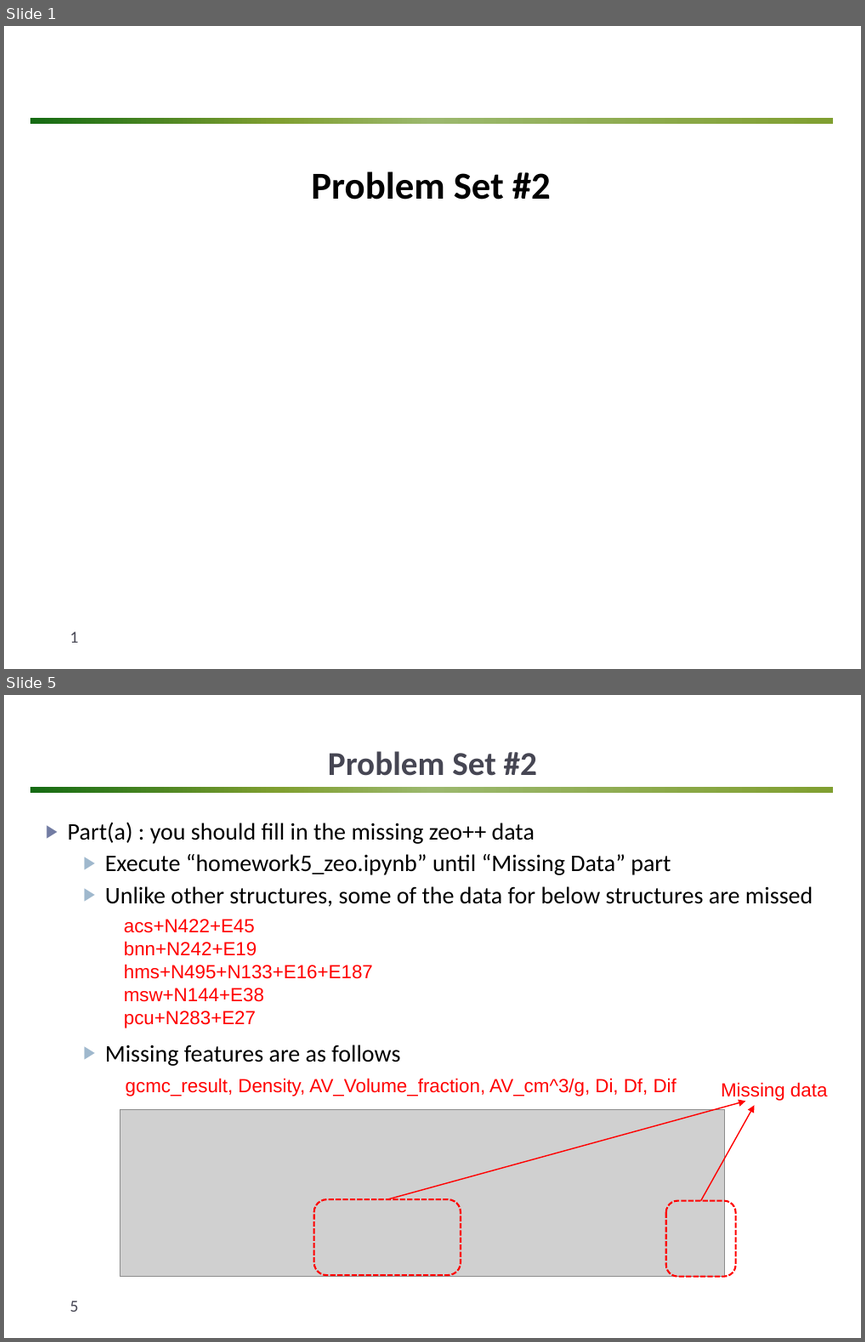
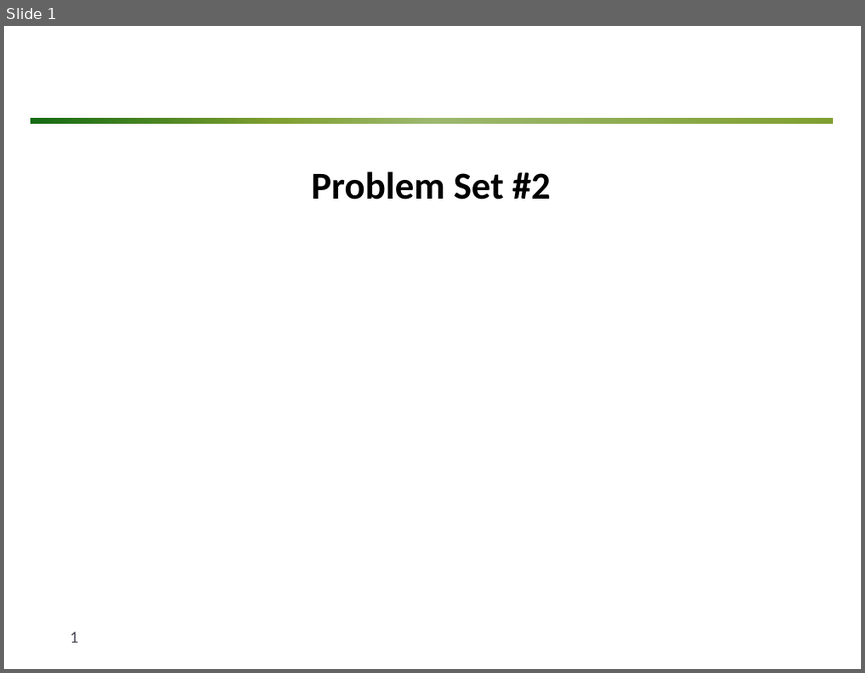
Before and after one commit to matphyscope/20220808_Lecture, a slide deck: lecture_ppts/Problem Set #2.pptx. Shown one above the other, each under a label of ours: slides 1 and 5 before the commit, slide 1 after it; the slides between them are not shown. The pictures are 865x1342 and 865x673 pixels, drawn with LibreOffice and Linux fonts; fonts in the diff are those of the drawing; grey boxes stand for pictures; background and template pictures are left out. Boxes give left, top, right and bottom in pixels: in the first picture for what was removed or moved away, otherwise in the second. Text is boxed around its words. In the diff, an @@ line names an element or a change of style, - is before the commit and + after.

Commit message:
added Problem set2

```diff
--- a/lecture_ppts/Problem Set #2.pptx
+++ b/lecture_ppts/Problem Set #2.pptx
@@ slide 5 removed at (4, 695, 861, 1338), background #FFFFFF; not listed: 1 template element that a slide beside it also shows @@
@@ title removed at (328, 751, 537, 776) @@
-Problem Set #2
@@ text removed at (68, 822, 812, 1066) @@
-▶ Part(a) : you should fill in the missing zeo++ data
-  ▶ Execute “homework5_zeo.ipynb” until “Missing Data” part
-  ▶ Unlike other structures, some of the data for below structures are missed
-  ▶ Missing features are as follows
@@ text removed at (124, 919, 373, 1028) @@
-acs+N422+E45
-bnn+N242+E19
-hms+N495+N133+E16+E187
-msw+N144+E38
-pcu+N283+E27
@@ text removed at (126, 1077, 676, 1096) @@
-gcmc_result, Density, AV_Volume_fraction, AV_cm^3/g, Di, Df, Dif
@@ arrow removed from (387, 1199) to (745, 1101) @@
@@ text removed at (721, 1082, 827, 1100) @@
-Missing data
@@ picture removed at (120, 1110, 725, 1276) @@
@@ arrow removed from (701, 1201) to (755, 1105) @@
@@ rounded rectangle removed at (314, 1199, 460, 1274) @@
@@ rounded rectangle removed at (666, 1201, 736, 1276) @@
@@ page number removed at (70, 1300, 79, 1311) @@
-5
```
Also in this commit, not shown: 7 slides changed, 4 other slides removed, 10 other files.
